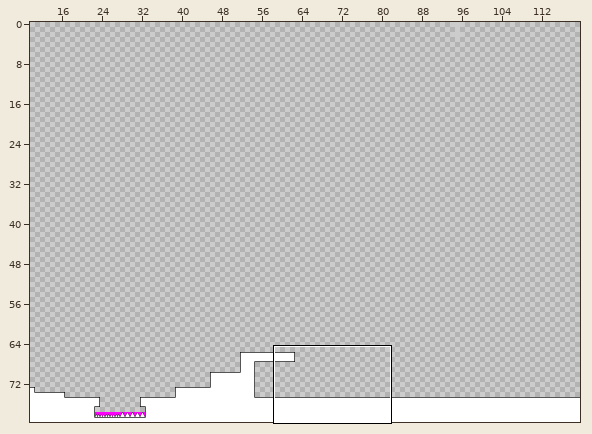
Tiled map -- KoboldKit/PlatformerDemo/Resources/32x32/TestArena.tmx. The picture above shows the old version from afar; the outline marks the close-up.
Close-up. The starting point:
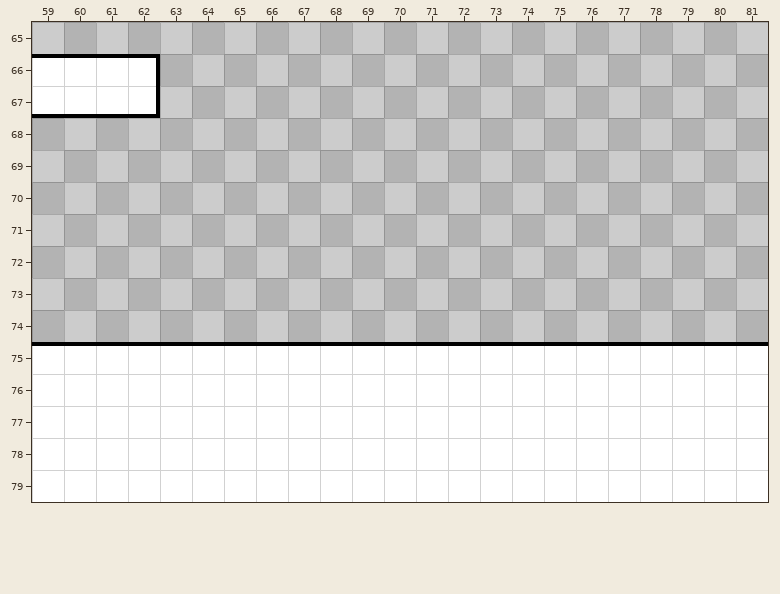
Cells are 16x16 px. Shown: x 59..81, y 65..79. Tiles whose own drawing changed are shown in their newer look in all pictures.
New version:
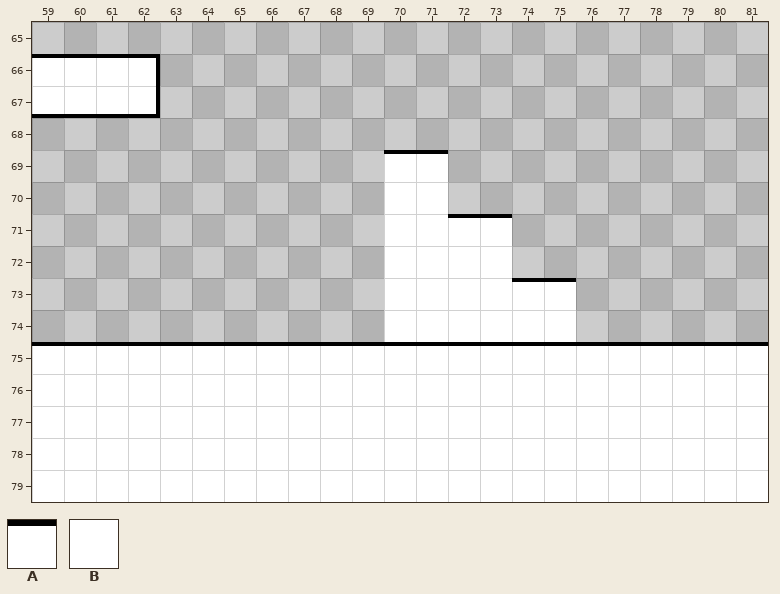
Key: from "Tileset_Geometry_16x16": A 1, B 16.
_ is an empty cell.
What changed:
Changed rows in their new state; . is an unchanged cell.
Layer "main layer":
first column x 70:
69 AA....
70 BB....
71 BBAA..
72 BBBB..
73 BBBBAA
74 BBBBBB
